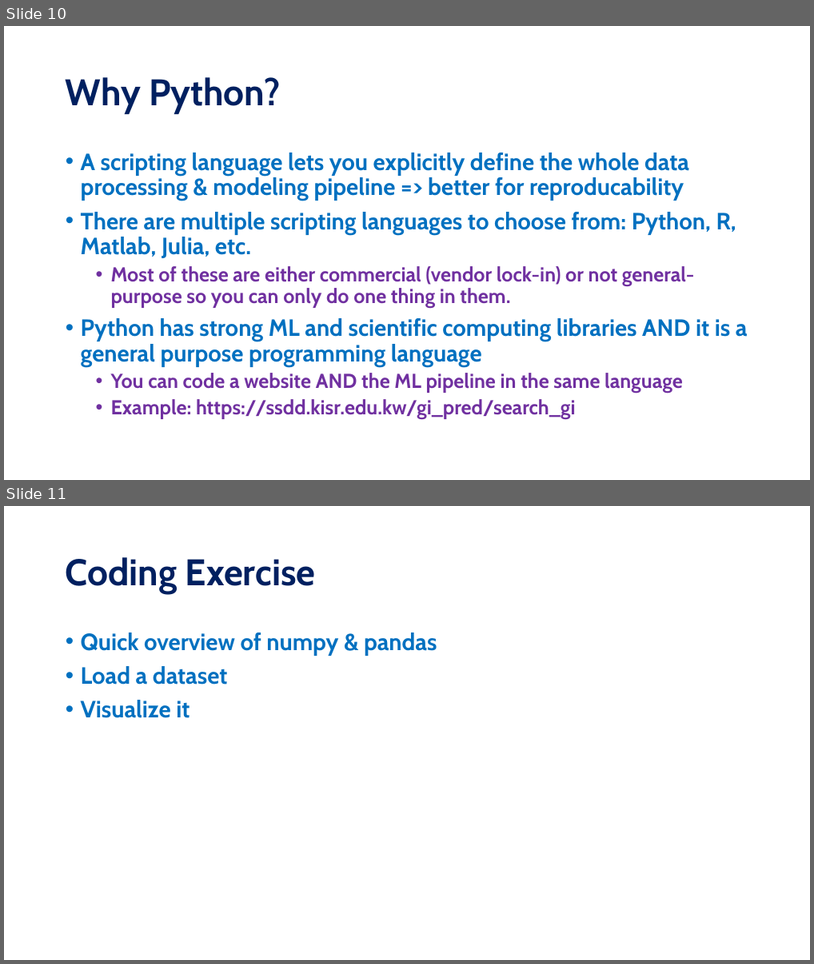
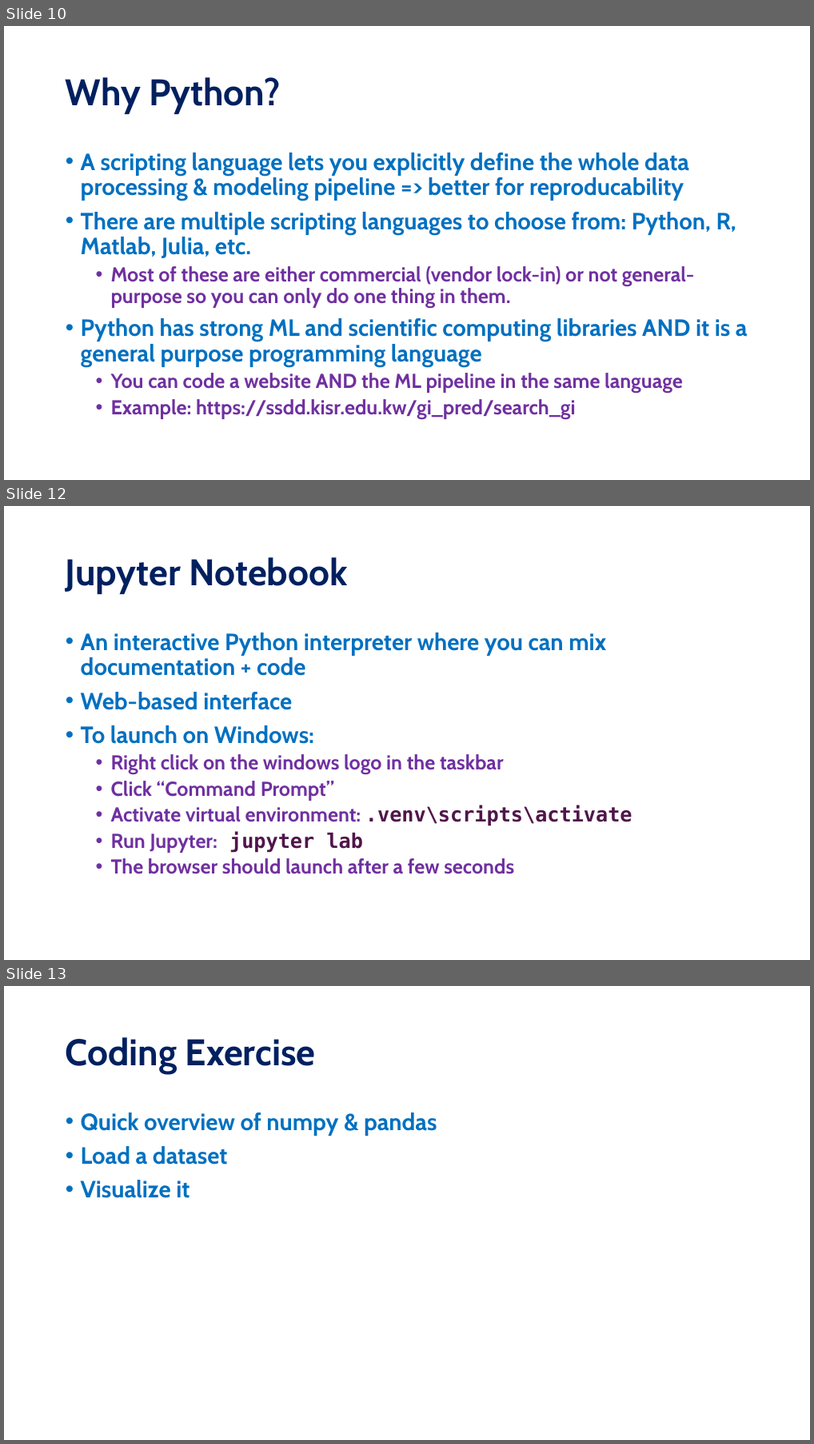
Before and after one commit to KISRDevelopment/python-ml-2025, a slide deck: slides/block1.pptx. Shown one above the other, each under a label of ours: slides 10 and 11 before the commit, slides 10, 12 and 13 after it; the slides between them are not shown. The pictures are 814x964 and 814x1444 pixels, drawn with LibreOffice and Linux fonts; fonts in the diff are those of the drawing. Boxes give left, top, right and bottom in pixels: in the first picture for what was removed or moved away, otherwise in the second. Text is boxed around its words. In the diff, an @@ line names an element or a change of style, - is before the commit and + after.

```diff
--- a/slides/block1.pptx
+++ b/slides/block1.pptx
@@ slide 12 added at (4, 506, 810, 960), background #FFFFFF @@
@@ title added at (66, 557, 347, 594), 44 pt, text #002060, bold @@
+Jupyter Notebook
@@ text added at (81, 632, 633, 874), 24 pt, text #7030A0, bold @@
+• An interactive Python interpreter where you can mix documentation + code
+• Web-based interface
+• To launch on Windows:
+  • Right click on the windows logo in the taskbar
+  • Click “Command Prompt”
+  • Activate virtual environment: .venv\scripts\activate
+  • Run Jupyter: jupyter lab
+  • The browser should launch after a few seconds
@@ what was slide 11 is now slide 13 @@
```
Also in this commit, not shown: 1 slide changed, 1 other slide added, 1 other file.
